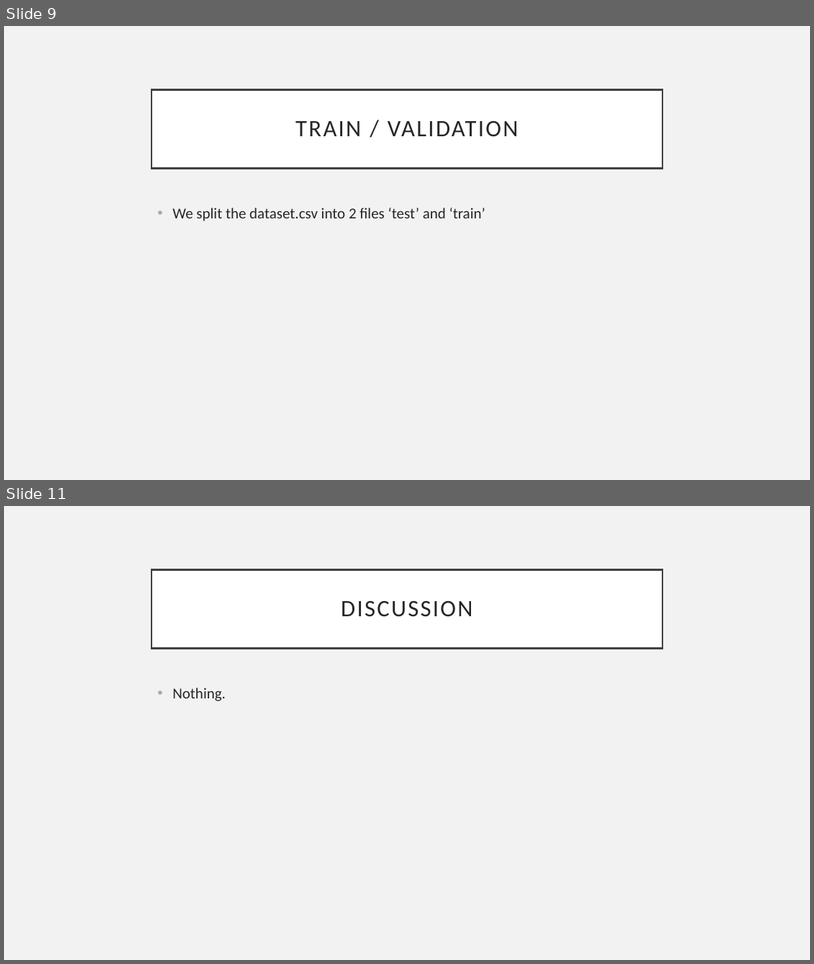
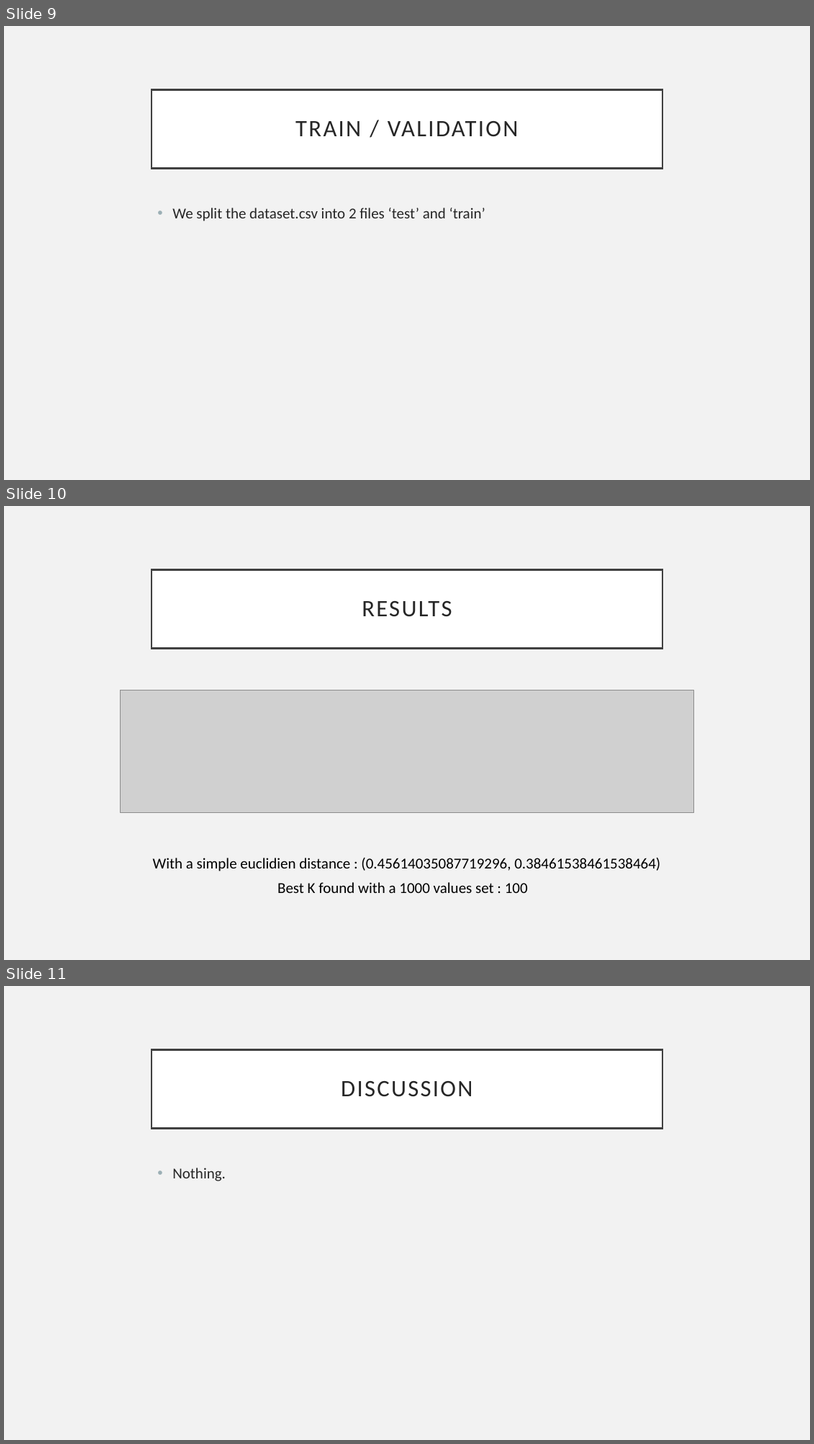
Before and after one commit to Samollo/nfl-play-predictor, a slide deck: machineLearningPresentation.pptx. Shown one above the other, each under a label of ours: slides 9 and 11 before the commit, slides 9, 10 and 11 after it; the slides between them are not shown. The pictures are 814x964 and 814x1444 pixels, drawn with LibreOffice and Linux fonts; fonts in the diff are those of the drawing; grey boxes stand for pictures. Boxes give left, top, right and bottom in pixels: in the first picture for what was removed or moved away, otherwise in the second. Text is boxed around its words. In the diff, an @@ line names an element or a change of style, - is before the commit and + after.

```diff
--- a/machineLearningPresentation.pptx
+++ b/machineLearningPresentation.pptx
@@ slide 10 added at (4,506,810,960), background #F2F2F2 @@
@@ title added at (152,569,663,648), fill #FFFFFF, outline #404040 2.5 pt, 28 pt, text #262626 @@
+RESULTS
@@ picture added at (120,690,694,812) @@
@@ text added at (153,857,661,871), 18 pt, text #000000 @@
+With a simple euclidien distance : (0.45614035087719296, 0.38461538461538464)
@@ text added at (278,882,528,893), 18 pt, text #000000 @@
+Best K found with a 1000 values set : 100
```
Also in this commit, not shown: 1 slide removed, 1 other file.
